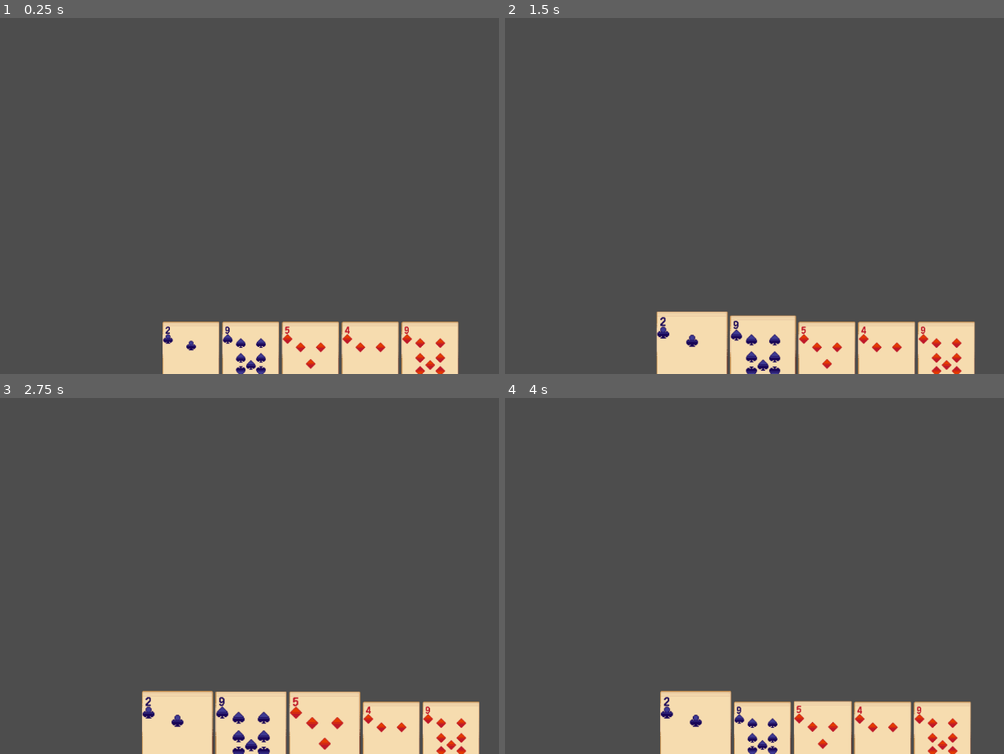
Above: before the commit, frames 1-4 (two rows, left to right).
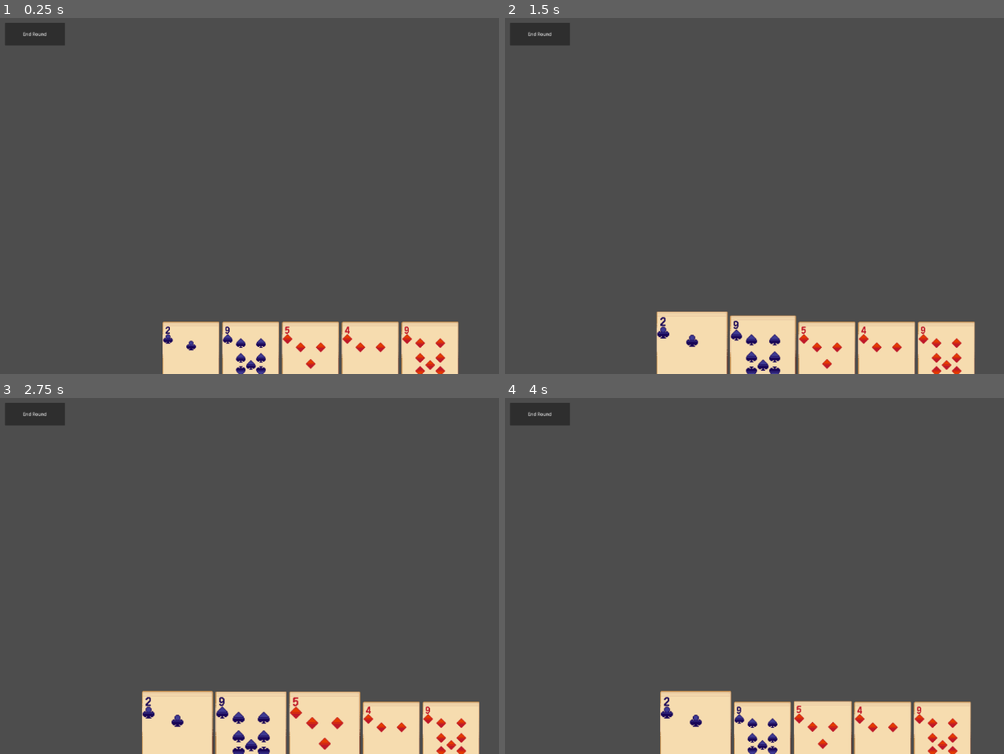
Above: after the commit, the same moments.

Repository: Javachup/Pizza-Jam-July-2024
Game: Godot game, scene res://Scenes/world.tscn
Two runs of this game, one before a commit and one after it. Both use one fixed random seed, a clock stepped at 60 frames per second and the inputs below.
Inputs (mouse positions are in pixels of both pictures, inside the frame that each line leads up to):
- Up to frame 1 (0.25 s): no input
- Up to frame 2 (1.5 s): click (694, 363) at 0.5 s; click (764, 363) at 1.27 s
- Up to frame 3 (2.75 s): click (324, 743) at 2.02 s
- Up to frame 4 (4 s): click (754, 743) at 2.77 s; click (824, 743) at 3.52 s

The runs differ from the first frame. In frame 1, 0.7% of the frame differs, in the area x 0-13%, y 1-8%; in frame 2, 0.7%; in frame 3, 0.7%; in frame 4, 0.7%.

Commit message:
Adds cards being played from the hand

Diff:
--- a/Scenes/world.tscn
+++ b/Scenes/world.tscn
@@ -11,12 +11,14 @@
 zoom = Vector2(0.5, 0.5)
 
 [node name="CardManager" parent="World" instance=ExtResource("1_qs5gy")]
+unique_name_in_owner = true
 
 [node name="UI" type="Control" parent="."]
 layout_mode = 3
 anchors_preset = 0
 
 [node name="UICardManager" parent="UI" instance=ExtResource("2_yvvr3")]
+unique_name_in_owner = true
 layout_mode = 1
 anchors_preset = 8
 anchor_left = 0.5
@@ -27,3 +29,13 @@
 offset_top = 409.0
 offset_right = 334.0
 offset_bottom = 820.0
+
+[node name="Button" type="Button" parent="UI"]
+layout_mode = 1
+offset_left = -1071.0
+offset_top = -588.0
+offset_right = -860.0
+offset_bottom = -508.0
+text = "End Round"
+
+[connection signal="pressed" from="UI/Button" to="UI/UICardManager" method="_on_button_pressed"]
--- a/Scripts/card_manager.gd
+++ b/Scripts/card_manager.gd
@@ -1,6 +1,10 @@
 extends Node2D
 
+@onready var ui_card_manager = %UICardManager
+
 @export var card:PackedScene
+
+const MAX_SPAWN_DIST = 50
 
 var blue_cards:Array[Card] = []
 var red_cards:Array[Card] = []
@@ -33,7 +37,12 @@
 func _unhandled_input(event):
 	if event.is_action_pressed("spawn_card"):
 		var pos = get_global_mouse_position()
-		spawn_card(pos, randi_range(0, 3), randi_range(0, 12), Card.Team.BLUE)
+		for c in ui_card_manager.selected_cards:
+			var rand_angle = randf_range(0, TAU)
+			var rand_dist = randf_range(0, MAX_SPAWN_DIST)
+			var rand_offset = Vector2.from_angle(rand_angle) * rand_dist
+			spawn_card(pos + rand_offset, c.suit, c.rank, Card.Team.BLUE)
+		ui_card_manager.delete_selected_cards()
 
 	if event.is_action_pressed("spawn_card_alt"):
 		var pos = get_global_mouse_position()
--- a/Scripts/card_ui.gd
+++ b/Scripts/card_ui.gd
@@ -10,6 +10,8 @@
 
 var original_size:int
 var target_size:float
+
+signal on_toggled_with_self(card:UICard, toggled_on:bool)
 
 func set_card(suit:Card.Suit, rank:int):
 	self.suit = suit
@@ -33,6 +35,7 @@
 		target_size = original_size + SIZE_INCREASE
 	else:
 		target_size = original_size
+	on_toggled_with_self.emit(self, toggled_on)
 
 func _process(_delta):
 	custom_minimum_size.x = lerp(custom_minimum_size.x, target_size, SIZE_LERP_SPEED)
--- a/Scripts/ui_card_manager.gd
+++ b/Scripts/ui_card_manager.gd
@@ -1,9 +1,34 @@
 extends HBoxContainer
+
+@onready var card_manager = %CardManager
 
 @export var ui_card_scene:PackedScene
 
+var selected_cards:Array[UICard]
+
+func add_card(suit:Card.Suit, rank:int):
+	var new_card = ui_card_scene.instantiate() as UICard
+	new_card.set_card(suit, rank)
+	add_child(new_card)
+	new_card.on_toggled_with_self.connect(_on_toggled_with_self)
+
+func delete_selected_cards():
+	for c in selected_cards:
+		c.queue_free()
+	selected_cards.clear()
+
+func _on_toggled_with_self(card:UICard, toggled_on:bool):
+	if toggled_on:
+		selected_cards.append(card)
+	else:
+		selected_cards.erase(card)
+
 func _ready():
 	for i in 5:
-		var new_card = ui_card_scene.instantiate() as UICard
-		new_card.set_card(randi_range(0,3), randi_range(0,12))
-		add_child(new_card)
+		add_card(randi_range(0,3), randi_range(0,12))
+
+func _on_button_pressed():
+	for c in card_manager.blue_cards:
+		add_card(c.suit, c.rank)
+		c.queue_free()
+	card_manager.blue_cards.clear()
